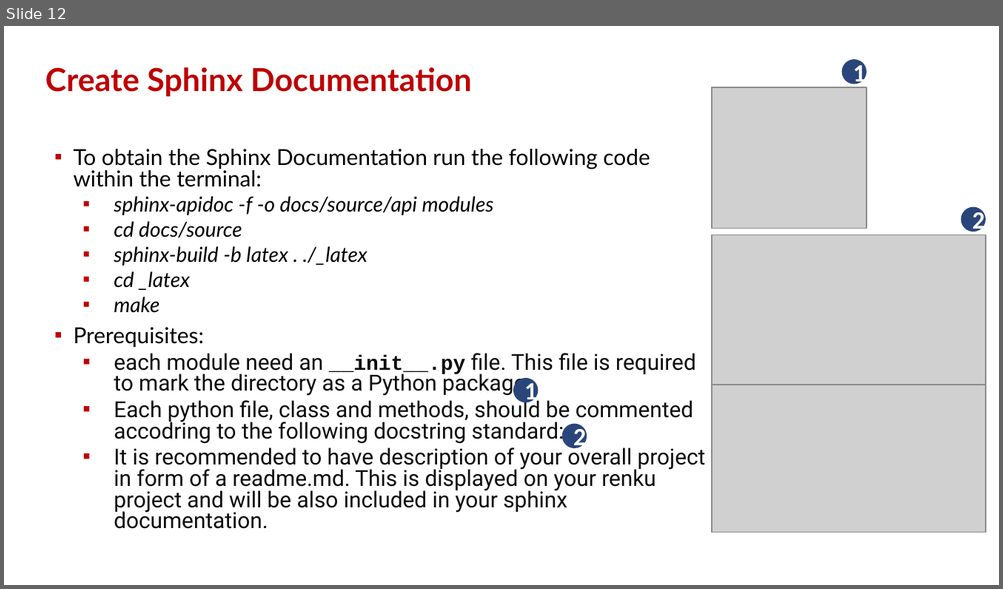
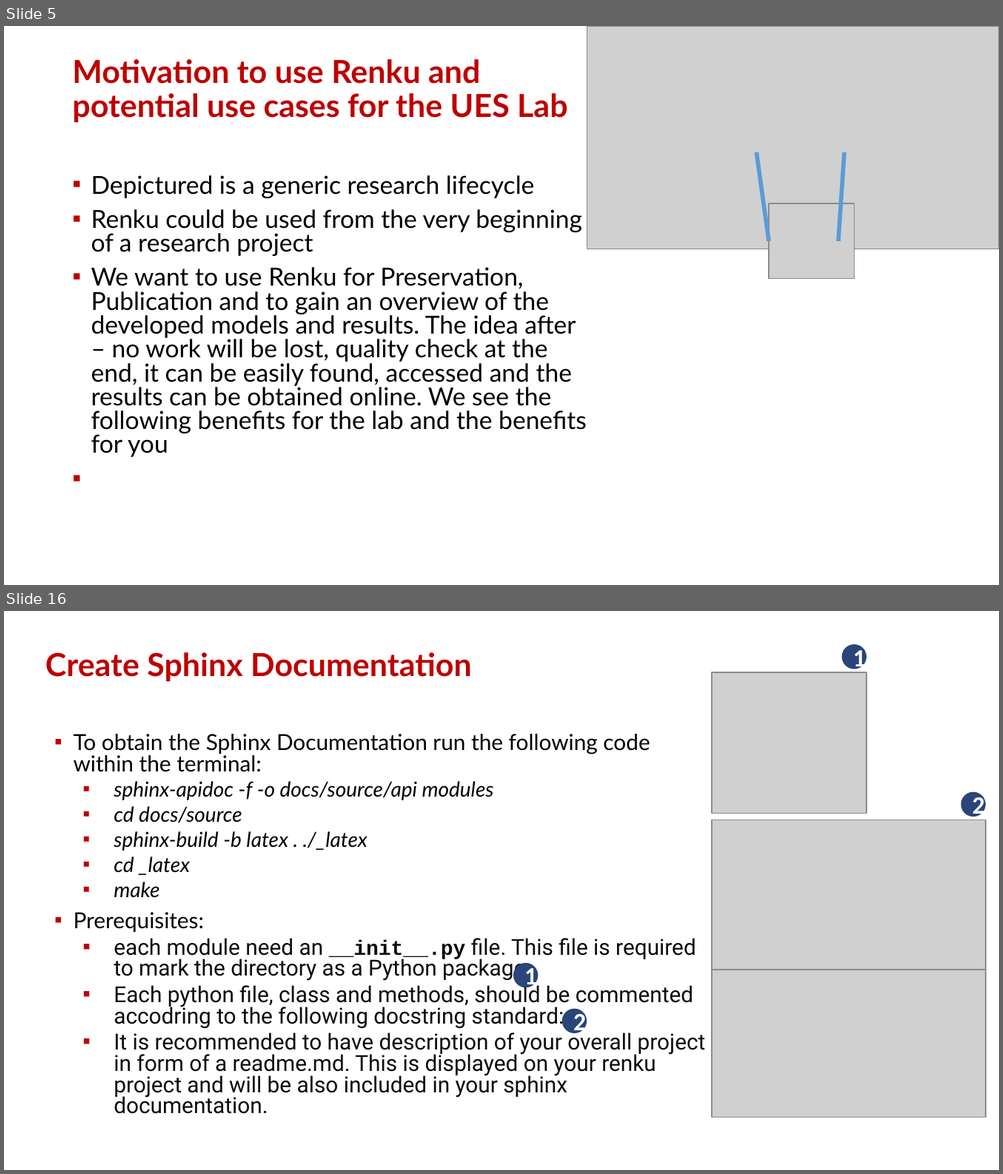
Before and after one commit to hues-platform/renku_templates, a slide deck: python/Draft_Renku_Checklist_V01.pptx. Shown one above the other, each under a label of ours: slide 12 before the commit, slides 5 and 16 after it; the slides between them are not shown. The pictures are 1003x589 and 1003x1174 pixels, drawn with LibreOffice and Linux fonts; fonts in the diff are those of the drawing; grey boxes stand for pictures; background and template pictures are left out. Boxes give left, top, right and bottom in pixels: in the first picture for what was removed or moved away, otherwise in the second. Text is boxed around its words. In the diff, an @@ line names an element or a change of style, - is before the commit and + after.

Commit message:
updated draft renku checklist

```diff
--- a/python/Draft_Renku_Checklist_V01.pptx
+++ b/python/Draft_Renku_Checklist_V01.pptx
@@ slide 5 added at (x1=4, y1=26, x2=999, y2=585), background #FFFFFF at 85% opacity @@
@@ picture added at (x1=587, y1=26, x2=999, y2=249) @@
@@ title added at (x1=72, y1=59, x2=567, y2=123), 23 pt, text #BE0000, bold @@
+Motivation to use Renku and potential use cases for the UES Lab
@@ line added from (769, 241) to (756, 153), #5B9BD5 3 pt @@
@@ line added from (839, 241) to (845, 153), #5B9BD5 3 pt @@
@@ text added at (x1=91, y1=175, x2=586, y2=457), 18 pt, text #000000 @@
+▪ Depictured is a generic research lifecycle
+▪ Renku could be used from the very beginning of a research project
+▪ We want to use Renku for Preservation, Publication and to gain an overview of the developed models and results. The idea after – no work will be lost, quality check at the end, it can be easily found, accessed and the results can be obtained online. We see the following benefits for the lab and the benefits for you
@@ picture added at (x1=769, y1=204, x2=854, y2=280) @@
@@ what was slide 12 is now slide 16 @@
```
Also in this commit, not shown: 12 slides changed, 4 other slides added.
